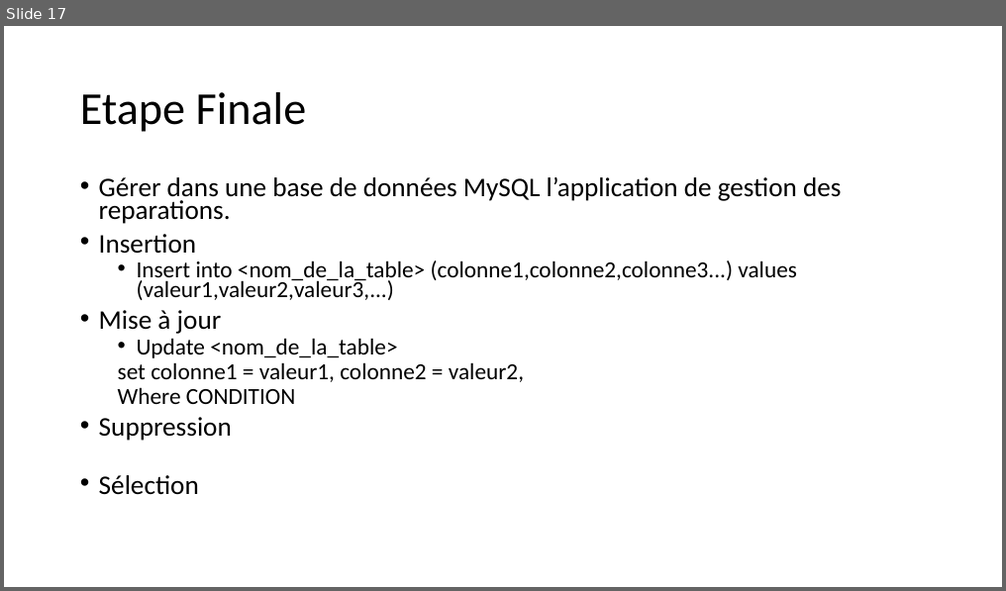
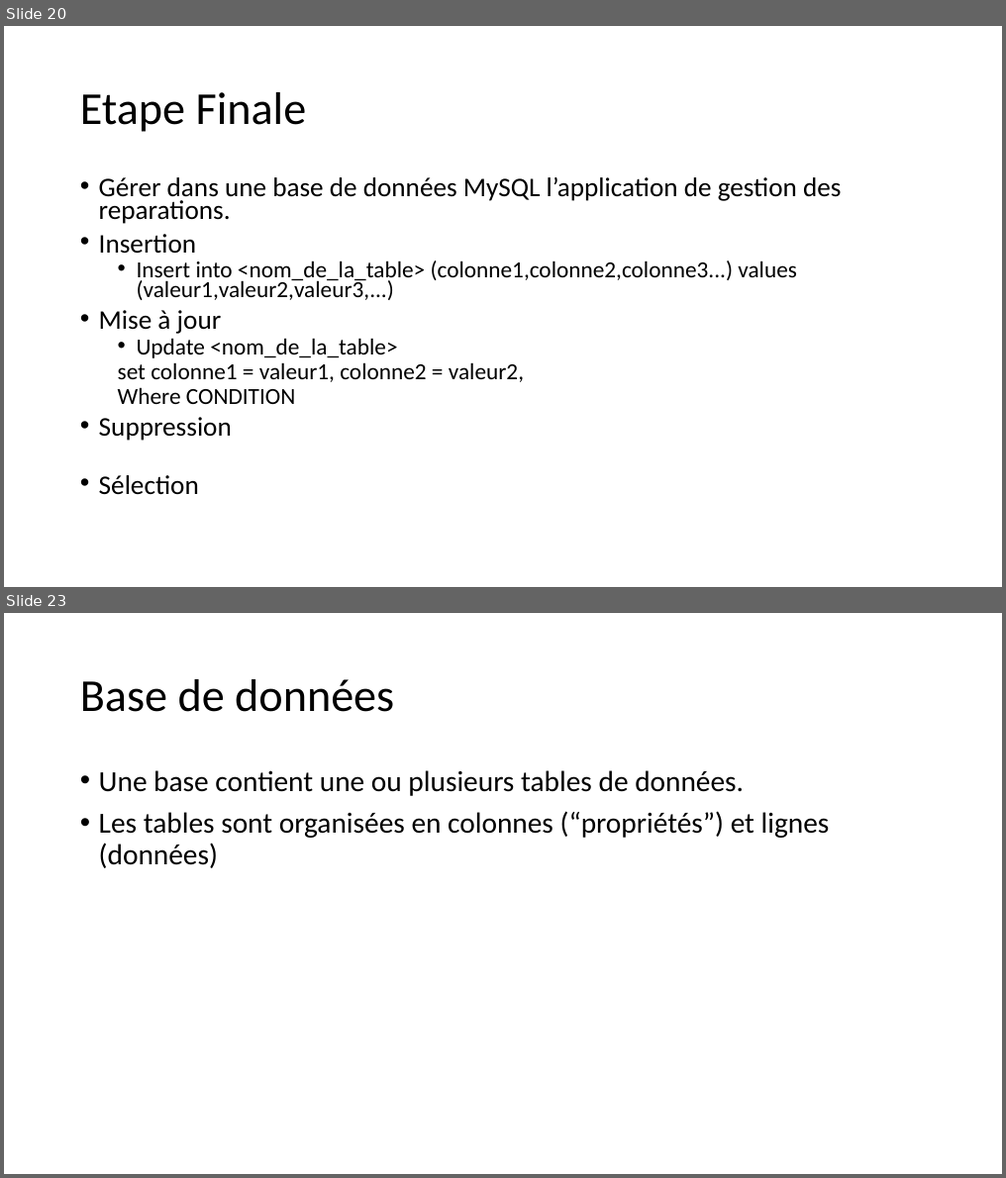
Before and after one commit to ronnykwon/TutoCNAM, a slide deck: Document/Explication.pptx. Shown one above the other, each under a label of ours: slide 17 before the commit, slides 20 and 23 after it; the slides between them are not shown. The pictures are 1006x591 and 1006x1178 pixels, drawn with LibreOffice and Linux fonts; fonts in the diff are those of the drawing. Boxes give left, top, right and bottom in pixels: in the first picture for what was removed or moved away, otherwise in the second. Text is boxed around its words. In the diff, an @@ line names an element or a change of style, - is before the commit and + after.

```diff
--- a/Document/Explication.pptx
+++ b/Document/Explication.pptx
@@ slide 23 added at (x1=4, y1=613, x2=1002, y2=1174), background #FFFFFF @@
@@ title added at (x1=80, y1=679, x2=394, y2=712), 44 pt, text #000000 @@
+Base de données
@@ text added at (x1=99, y1=770, x2=830, y2=868), 28 pt, text #000000 @@
+• Une base contient une ou plusieurs tables de données.
+• Les tables sont organisées en colonnes (“propriétés”) et lignes (données)
@@ what was slide 17 is now slide 20 @@
```
Also in this commit, not shown: 8 slides changed, 9 other slides added, 2 slides removed, 16 other files.
